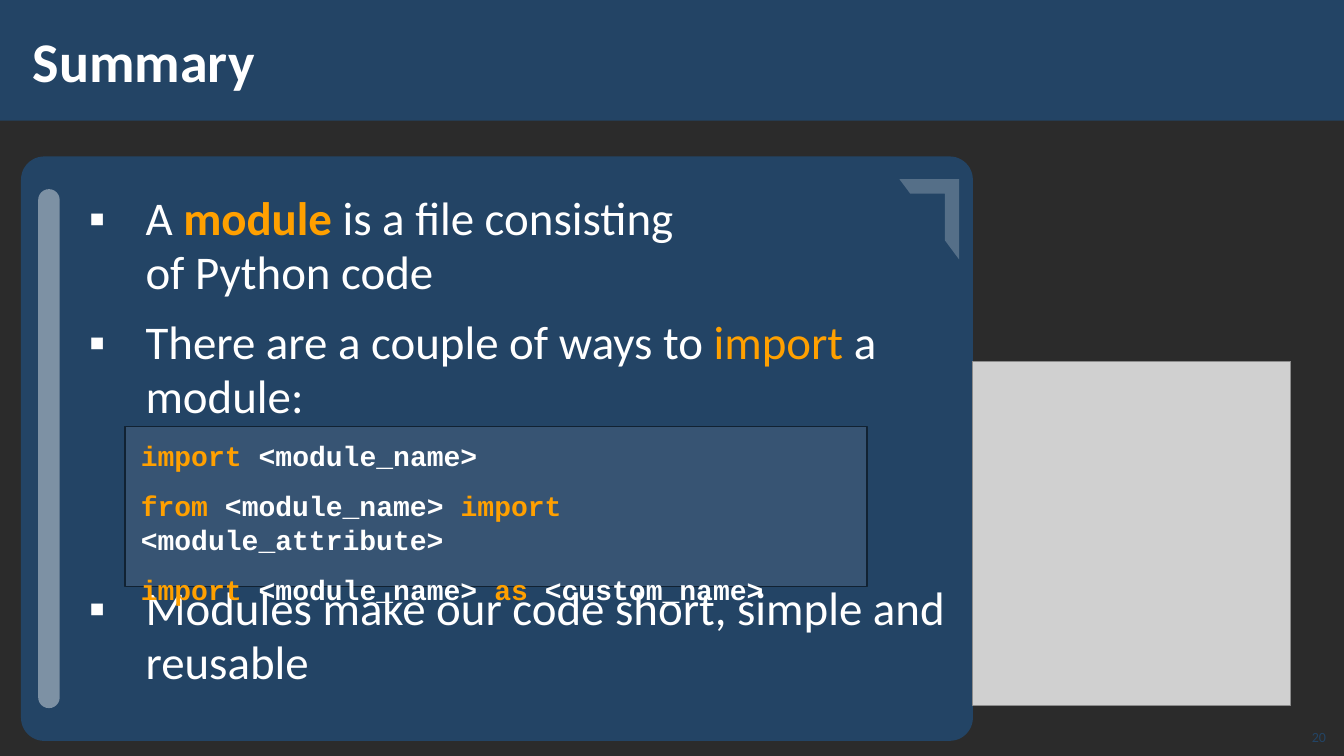
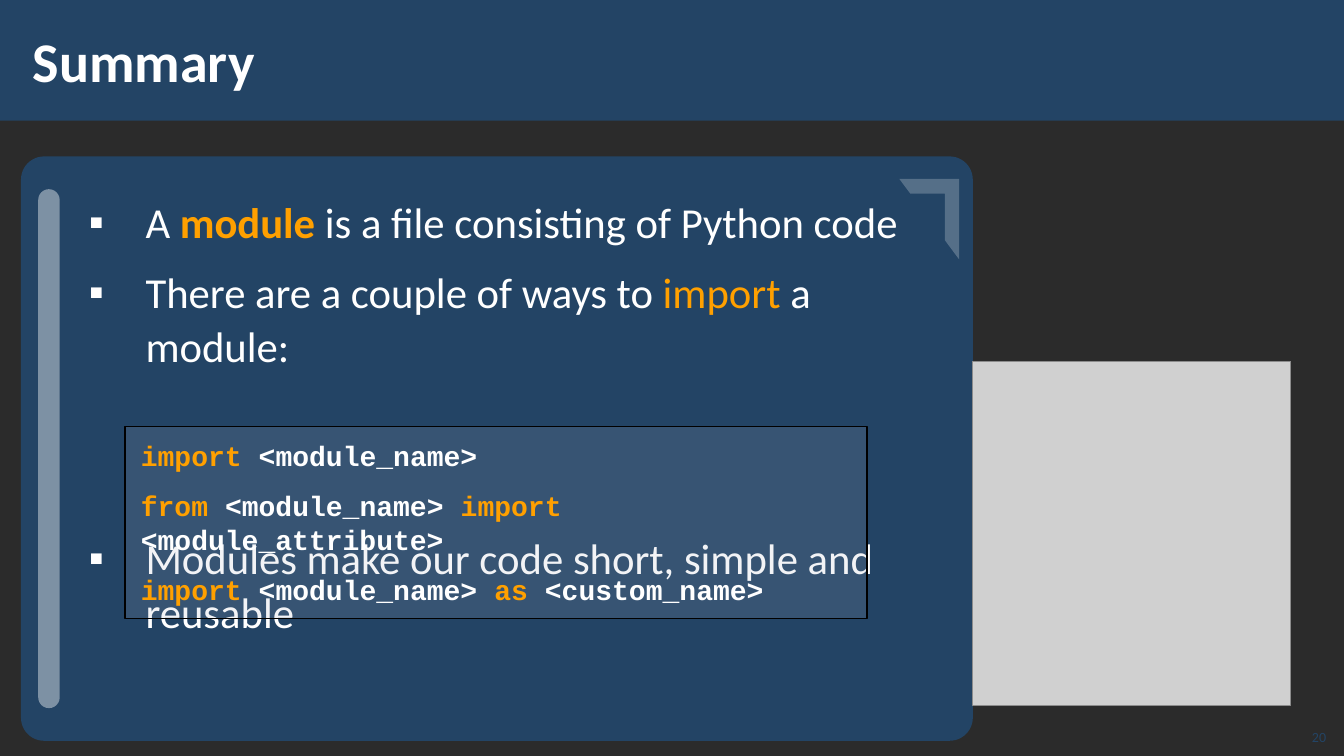
Before and after one commit to HristoRaykov/python_advanced_01.2020, a slide deck: slide 20 of 09.Modules/09-Modules.pptx. Drawn at 1344x756 pixels with LibreOffice and Linux fonts; fonts in the diff are those of the drawing; grey boxes stand for pictures; background and template pictures are left out; a plain dark background stands for a picture behind light text. Boxes give left, top, right and bottom in pixels: in the first picture for what was removed or moved away, otherwise in the second. Text is boxed around its words. In the diff, an @@ line names an element or a change of style, - is before the commit and + after.

```diff
--- a/09.Modules/09-Modules.pptx
+++ b/09.Modules/09-Modules.pptx
@@ text "A module is a file ..." at [146, 208, 898, 629]: size 33.5 to 30.5 pt; line spacing 0.95 to 1.05 @@
@@ rectangle "import <module_name>": place and size @@
-rectangle "import <module_name>" at [125, 426, 867, 586]
+rectangle "import <module_name>" at [125, 426, 867, 618]
@@ rectangle "import <module_name>" at [125, 426, 867, 618]: outline #112233 1 pt to #000000 0.99 pt @@
```
Also in this commit, not shown: 13 other slides changed, 2 other files.
